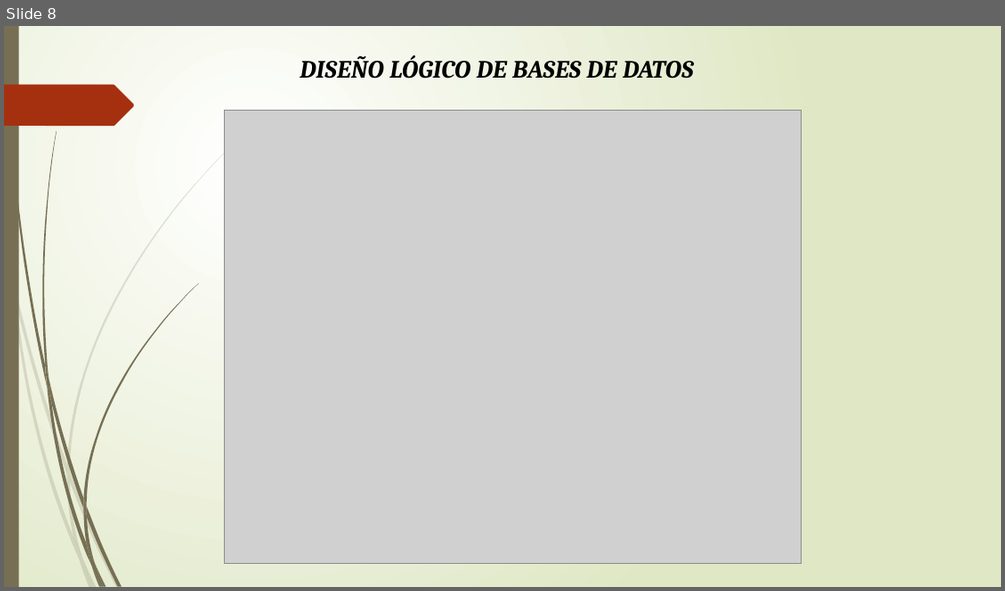
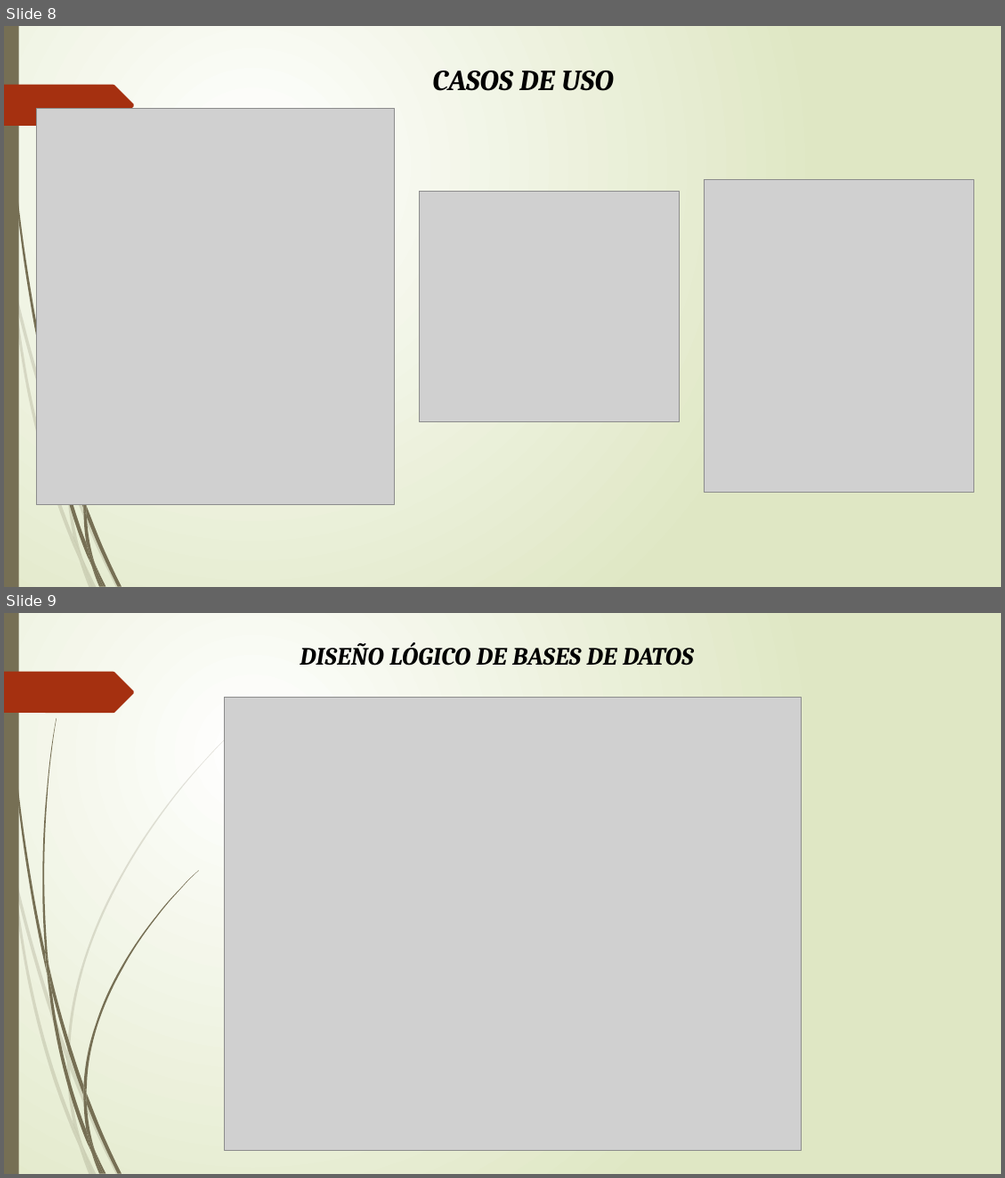
Before and after one commit to anatrinimaye/playana, a slide deck: docs/presentacion.pptx. Shown one above the other, each under a label of ours: slide 8 before the commit, slides 8 and 9 after it. The pictures are 1005x591 and 1005x1178 pixels, drawn with LibreOffice and Linux fonts; fonts in the diff are those of the drawing; grey boxes stand for pictures. Boxes give left, top, right and bottom in pixels: in the first picture for what was removed or moved away, otherwise in the second. Text is boxed around its words. In the diff, an @@ line names an element or a change of style, - is before the commit and + after.

```diff
--- a/docs/presentacion.pptx
+++ b/docs/presentacion.pptx
@@ slide 8 added at (x1=4, y1=26, x2=1001, y2=587), background gradient #FFFFFF to #DFE8C4; not listed: 20 template elements that a slide beside it also shows @@
@@ text added at (x1=432, y1=70, x2=614, y2=91), 28 pt, text #000000, bold, italic @@
+CASOS DE USO
@@ picture added at (x1=37, y1=108, x2=395, y2=505) @@
@@ picture added at (x1=704, y1=179, x2=974, y2=491) @@
@@ picture added at (x1=419, y1=192, x2=680, y2=421) @@
@@ what was slide 8 is now slide 9 @@
```
Also in this commit, not shown: 1 slide changed, 2 other files.
